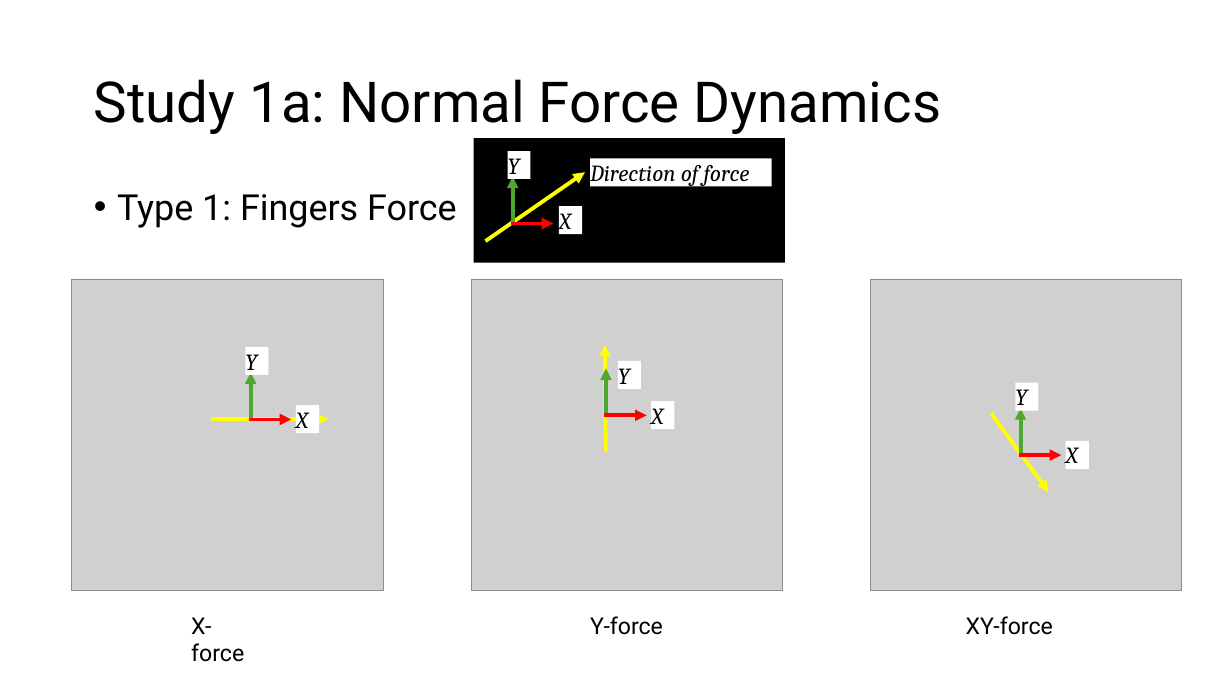
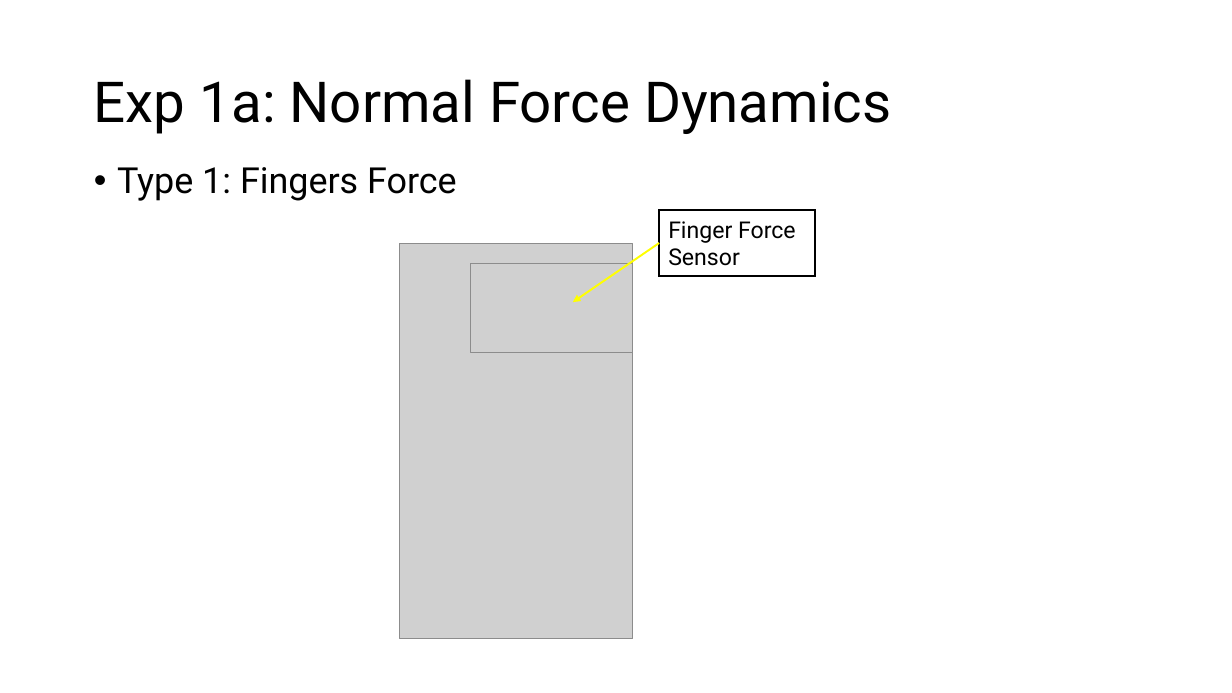
Before and after one commit to UniMelbHumanRoboticsLab/ForceMoCap, a slide deck: slide 6 of experiments/exp1/ForceMoCap Evaluation Protocol.pptx (slide 3 before the commit). Drawn at 1232x693 pixels with LibreOffice and Linux fonts; fonts in the diff are those of the drawing; grey boxes stand for pictures. Boxes give left, top, right and bottom in pixels: in the first picture for what was removed or moved away, otherwise in the second. Text is boxed around its words. In the diff, an @@ line names an element or a change of style, - is before the commit and + after.

```diff
--- a/experiments/exp1/ForceMoCap Evaluation Protocol.pptx
+++ b/experiments/exp1/ForceMoCap Evaluation Protocol.pptx
@@ title at <box>94,79,891,134</box>: text changed @@
-Study 1a: Normal Force Dynamics
+Exp 1a: Normal Force Dynamics
@@ text "Type 1: Fingers Force": place and size @@
-text "Type 1: Fingers Force" at <box>117,194,457,228</box>
+text "Type 1: Fingers Force" at <box>117,167,457,201</box>
@@ group removed at <box>474,138,786,262</box>: 4 rectangles, 3 arrows @@
-Y
-X
-Direction of force
@@ rectangle added at <box>659,211,815,276</box>, fill #FFFFFF, outline #000000 1.5 pt, 18 pt, text #000000 @@
+Finger Force Sensor
@@ picture added at <box>399,244,633,639</box> @@
@@ picture added at <box>470,264,633,353</box> @@
@@ arrow added from (659, 243) to (573, 302), #FFFF00 1.5 pt @@
@@ picture removed at <box>72,279,384,591</box> @@
@@ picture removed at <box>471,279,783,591</box> @@
@@ picture removed at <box>871,279,1182,591</box> @@
@@ group removed at <box>212,348,328,433</box>: 3 arrows, 2 rectangles @@
-Y
-X
@@ group removed at <box>604,345,675,452</box>: 3 arrows, 2 rectangles @@
-Y
-X
@@ group removed at <box>992,383,1089,493</box>: 3 arrows, 2 rectangles @@
-Y
-X
@@ text removed at <box>191,617,244,662</box> @@
-X-force
@@ text removed at <box>590,616,663,635</box> @@
-Y-force
@@ text removed at <box>966,616,1053,635</box> @@
-XY-force
```
Also in this commit, not shown: 7 other slides changed, 7 slides added, 26 other files.
